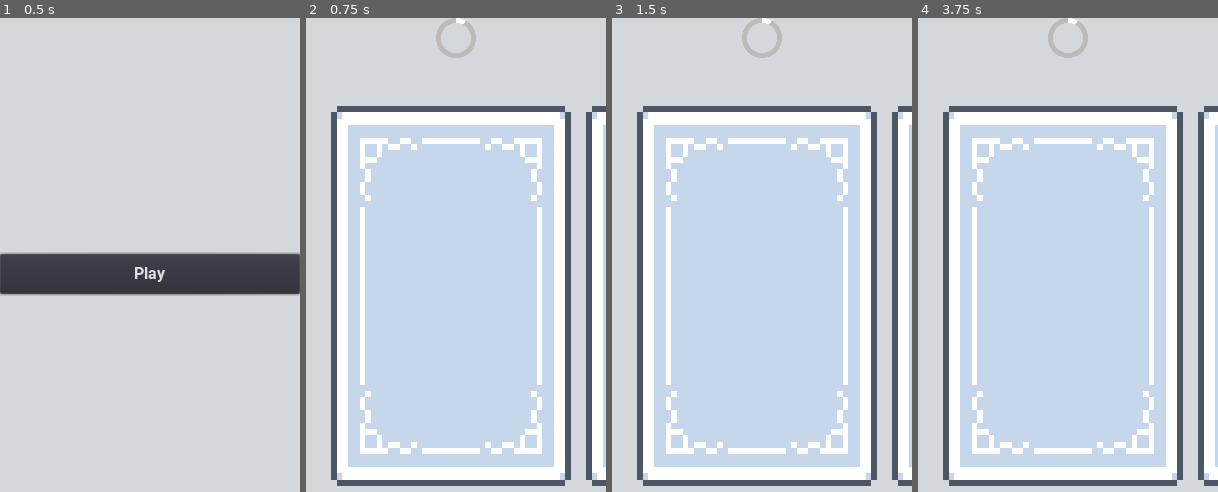
Above: before the commit, frames 1-4 (left to right).
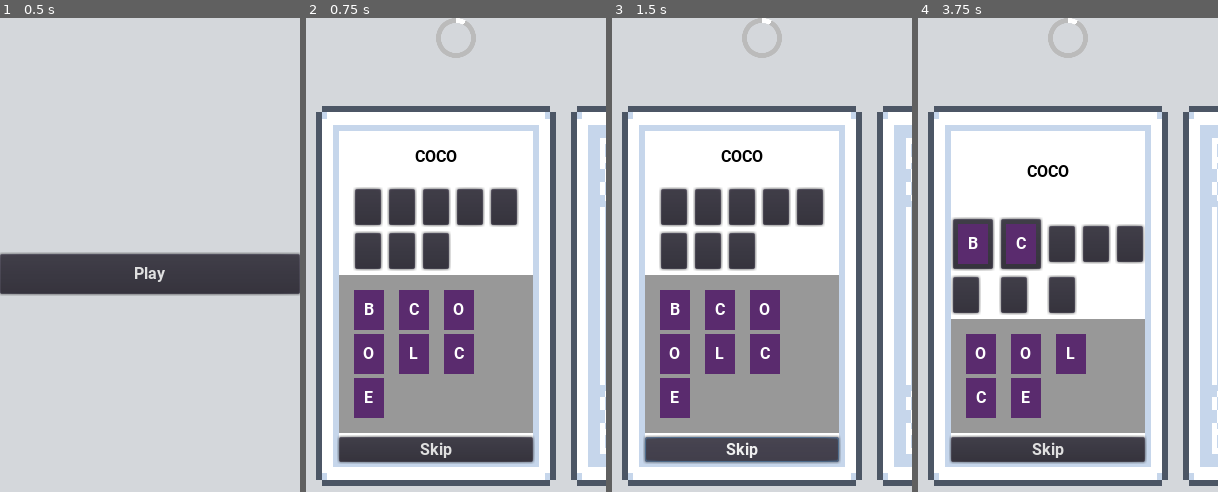
Above: after the commit, the same moments.

Repository: LoneDespair/comsci-card_game
Game: Godot game, scene res://src/main/main.tscn
Two runs of this game, one before a commit and one after it. Both use one fixed random seed, a clock stepped at 60 frames per second and the inputs below.
Inputs (mouse positions are in pixels of both pictures, inside the frame that each line leads up to):
- Up to frame 1 (0.5 s): no input
- Up to frame 2 (0.75 s): click "Play" at 0.5 s
- Up to frame 3 (1.5 s): click (741, 449) at 1.25 s, where only the run after the commit has a clickable "Skip"
- Up to frame 4 (3.75 s): click (1047, 449) at 2 s, where only the run after the commit has a clickable "Skip"; click (981, 311) at 2.75 s, where only the run after the commit has a clickable "B"; click (981, 354) at 3.5 s, where only the run after the commit has a clickable "C"

Frame 1 is identical in both runs. In frame 2, 65% of the frame differs, in the area x 3-100%, y 18-99%; in frame 3, 65%; in frame 4, 65%.

Commit message:
switched answer to grid container

Diff:
--- a/src/card/card.tscn
+++ b/src/card/card.tscn
@@ -1,7 +1,8 @@
-[gd_scene load_steps=7 format=2]
+[gd_scene load_steps=8 format=2]
 
 [ext_resource path="res://src/card/initiator.gd" type="Script" id=1]
 [ext_resource path="res://src/card/answer_logic.gd" type="Script" id=2]
+[ext_resource path="res://src/card/holder.tscn" type="PackedScene" id=3]
 [ext_resource path="res://src/card/letter_logic.gd" type="Script" id=4]
 [ext_resource path="res://src/card/selection_logic.gd" type="Script" id=5]
 [ext_resource path="res://src/card/checker.gd" type="Script" id=6]
@@ -52,14 +53,35 @@
 align = 1
 valign = 1
 
-[node name="answer" type="HBoxContainer" parent="ui/content/VBoxContainer"]
+[node name="answer" type="GridContainer" parent="ui/content/VBoxContainer"]
 unique_name_in_owner = true
+margin_left = 31.0
 margin_top = 194.0
-margin_right = 194.0
+margin_right = 163.0
 margin_bottom = 269.0
 rect_min_size = Vector2( 0, 75 )
-custom_constants/separation = 7
-alignment = 1
+size_flags_horizontal = 6
+columns = 5
+
+[node name="holder" parent="ui/content/VBoxContainer/answer" instance=ExtResource( 3 )]
+margin_left = 0.0
+margin_right = 30.0
+size_flags_horizontal = 4
+
+[node name="holder2" parent="ui/content/VBoxContainer/answer" instance=ExtResource( 3 )]
+margin_left = 34.0
+margin_right = 64.0
+size_flags_horizontal = 4
+
+[node name="holder3" parent="ui/content/VBoxContainer/answer" instance=ExtResource( 3 )]
+margin_left = 68.0
+margin_right = 98.0
+size_flags_horizontal = 4
+
+[node name="holder4" parent="ui/content/VBoxContainer/answer" instance=ExtResource( 3 )]
+margin_left = 102.0
+margin_right = 132.0
+size_flags_horizontal = 4
 
 [node name="PanelContainer2" type="PanelContainer" parent="ui/content"]
 margin_top = 273.0
--- a/src/main/default_theme.tres
+++ b/src/main/default_theme.tres
@@ -18,6 +18,7 @@
 content_margin_top = 24.0
 content_margin_bottom = 24.0
 texture = ExtResource( 2 )
+region_rect = Rect2( 0, 0, 42, 60 )
 
 [sub_resource type="StyleBoxFlat" id=3]
 
--- a/src/main/main.tscn
+++ b/src/main/main.tscn
@@ -15,9 +15,9 @@
 
 [node name="play" type="Button" parent="ui/buttons"]
 unique_name_in_owner = true
-margin_top = 280.0
-margin_right = 1024.0
-margin_bottom = 320.0
+margin_top = 236.0
+margin_right = 300.0
+margin_bottom = 276.0
 rect_min_size = Vector2( 0, 40 )
 text = "Play"
 
--- a/src/play/initiator.gd
+++ b/src/play/initiator.gd
@@ -5,6 +5,7 @@
 onready var deck := $"%deck"
 onready var scroll := $"%scroll"
 
+var next_idx := 0
 var key_list := ["COCO", "DONUT", "JELLY", "CAKE"]
 
 
@@ -13,7 +14,6 @@
 		var key = key_list[idx]
 		var card_scn := CARD_PCK.instance()
 		deck.add_child(card_scn)
-		deck.move_child(card_scn, idx + 1)
 
 		card_scn.get_node("%question").text = key
 
@@ -24,8 +24,22 @@
 		card_scn.get_node("ui").theme_type_variation = "BackCard"
 		card_scn.get_node("%content").hide()
 
+	next()
 
+
+func next() -> void:
+	if next_idx < deck.get_child_count():
+		var card_scn := deck.get_child(next_idx)
+		card_scn.get_node("ui").theme_type_variation = "FrontCard"
+		card_scn.get_node("%content").show()
+
+		scroll.scroll_horizontal = (card_scn.rect_size.x + 10) * next_idx
+		next_idx += 1
+		prints("NExt")
+
+	else:
+		prints("Gameover")
 
 
 func correct() -> void:
-	scroll.scroll_horizontal += 250
+	next()
--- a/src/play/play.tscn
+++ b/src/play/play.tscn
@@ -38,45 +38,25 @@
 size_flags_horizontal = 3
 size_flags_vertical = 3
 follow_focus = true
-scroll_vertical_enabled = false
 
-[node name="HBoxContainer" type="VBoxContainer" parent="content/scroll"]
-show_behind_parent = true
+[node name="margin" type="MarginContainer" parent="content/scroll"]
 margin_right = 300.0
 margin_bottom = 468.0
 size_flags_horizontal = 3
 size_flags_vertical = 3
-custom_constants/separation = 0
+custom_constants/margin_right = 10
+custom_constants/margin_top = 20
+custom_constants/margin_left = 10
+custom_constants/margin_bottom = 20
 
-[node name="top" type="Control" parent="content/scroll/HBoxContainer"]
-margin_right = 300.0
-margin_bottom = 20.0
-rect_min_size = Vector2( 0, 20 )
-
-[node name="deck" type="HBoxContainer" parent="content/scroll/HBoxContainer"]
+[node name="deck" type="HBoxContainer" parent="content/scroll/margin"]
 unique_name_in_owner = true
+margin_left = 10.0
 margin_top = 20.0
-margin_right = 300.0
+margin_right = 290.0
 margin_bottom = 448.0
 size_flags_vertical = 3
 custom_constants/separation = 15
-
-[node name="left" type="Control" parent="content/scroll/HBoxContainer/deck"]
-margin_right = 10.0
-margin_bottom = 428.0
-rect_min_size = Vector2( 10, 0 )
-
-[node name="right" type="Control" parent="content/scroll/HBoxContainer/deck"]
-margin_left = 25.0
-margin_right = 35.0
-margin_bottom = 428.0
-rect_min_size = Vector2( 10, 0 )
-
-[node name="bottom" type="Control" parent="content/scroll/HBoxContainer"]
-margin_top = 448.0
-margin_right = 300.0
-margin_bottom = 468.0
-rect_min_size = Vector2( 0, 20 )
 
 [node name="PanelContainer" type="PanelContainer" parent="content"]
 visible = false
